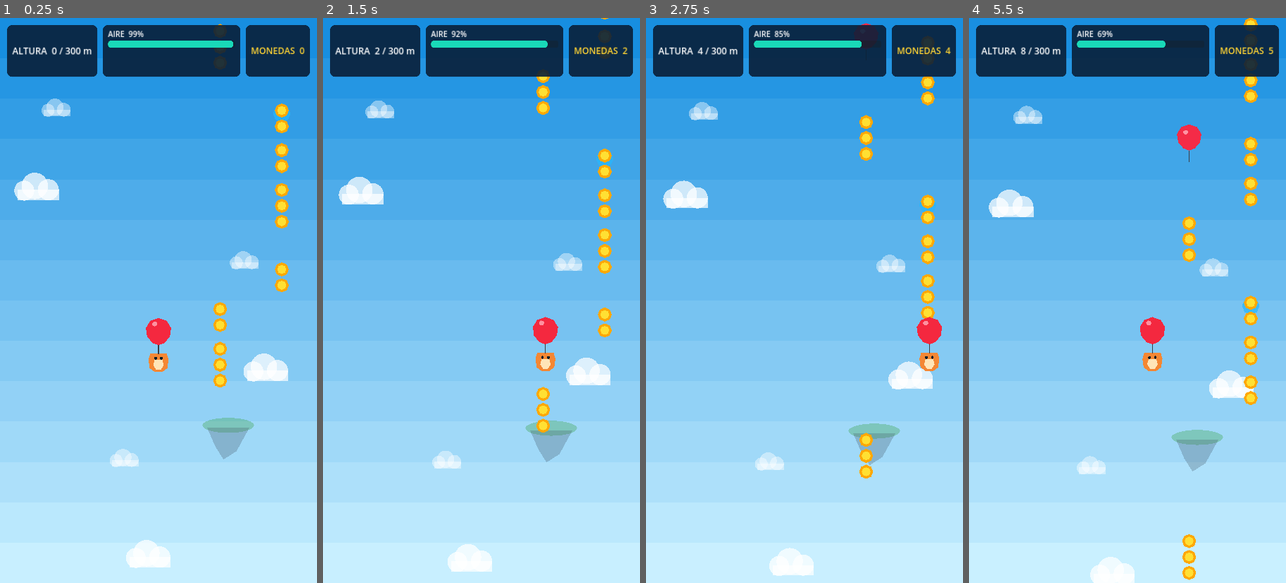
Above: before the commit, frames 1-4 (left to right).
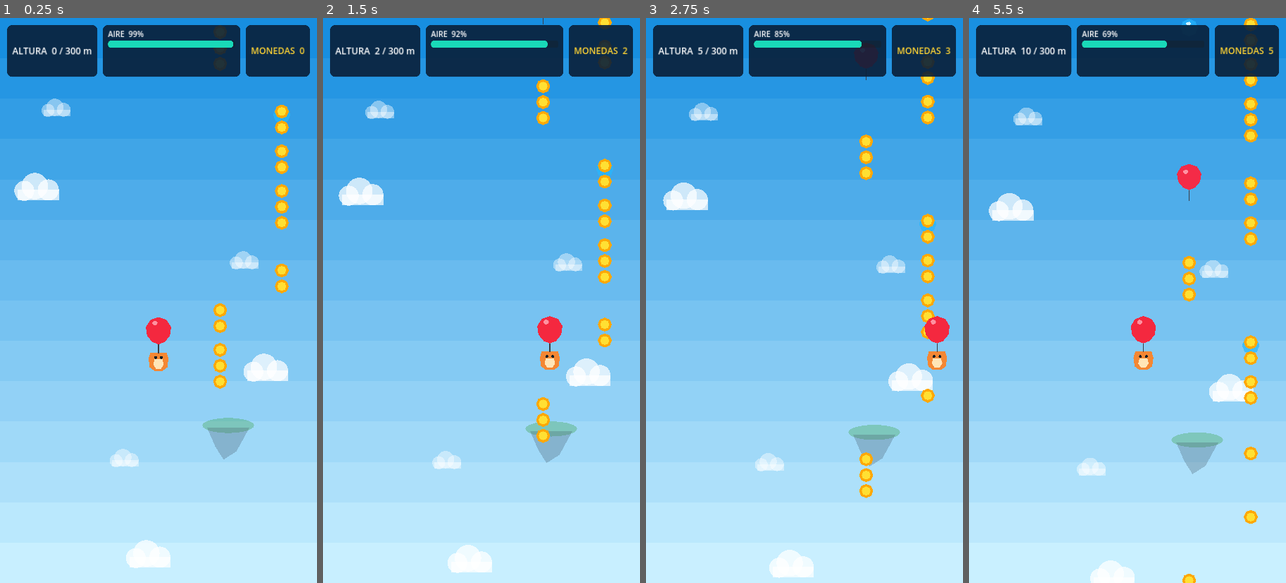
Above: after the commit, the same moments.

Repository: Mauroz10/floppy
Game: Godot game, scene res://scenes/main/main.tscn
Same seed, same stepped clock (60 frames per second), same inputs: the game is played once before the commit and once after it.
Inputs (mouse positions are in pixels of both pictures, inside the frame that each line leads up to):
- Up to frame 1 (0.25 s): no input
- Up to frame 2 (1.5 s): move the mouse to (551, 272) at 0.52 s; hold D 0.53-1.25 s; click (551, 272) at 0.67 s; drag from (418, 328) to (541, 385) at 1.27 s
- Up to frame 3 (2.75 s): move the mouse to (836, 176) at 2.02 s; hold D from 2.03 s (still down)
- Up to frame 4 (5.5 s): release D at 2.75 s; drag from (1111, 413) to (1187, 453) at 2.77 s; move the mouse to (1222, 385) at 3.52 s; hold A 3.53-4.25 s; drag from (1032, 215) to (1187, 526) at 4.27 s; move the mouse to (1143, 300) at 5.02 s; hold A from 5.03 s (still down); click (1143, 300) at 5.17 s

The runs differ from the first frame. In frame 1, 0.5% of the frame differs, in the area x 5-92%, y 1-98%; in frame 2, 2.2%; in frame 3, 2.6%; in frame 4, 4.4%, in the area x 6-92%, y 0-100%.

Commit message:
Update game_balance.gd

Diff:
--- a/data/game_balance.gd
+++ b/data/game_balance.gd
@@ -8,9 +8,16 @@
 
 @export_category("Horizontal Movement")
 
-@export var horizontal_speed: float = 300.0
-@export var horizontal_acceleration: float = 1200.0
-@export var horizontal_deceleration: float = 1000.0
+# Velocidad máxima lateral de Milo.
+@export var horizontal_speed: float = 320.0
+
+# Qué tan rápido acelera Milo al tocar izquierda o derecha.
+@export var horizontal_acceleration: float = 1350.0
+
+# Qué tan rápido se detiene cuando soltamos el control.
+@export var horizontal_deceleration: float = 1100.0
+
+# Margen para impedir que salga de la pantalla.
 @export var horizontal_margin: float = 58.0
 
 
@@ -20,21 +27,29 @@
 
 @export_category("Inflated Movement")
 
-# Velocidad vertical de Milo.
-# Antes: 270 px/s
-# Ahora: 125 px/s
-@export var rise_speed: float = 125.0
+# Velocidad de ascenso.
+#
+# 125 era demasiado lento.
+# 270 era demasiado rápido.
+#
+# 150 es nuestro nuevo punto de equilibrio.
+@export var rise_speed: float = 150.0
 
 
-# Aproximadamente 18 segundos de aire completo.
+# Aire máximo.
+#
+# Con un consumo de 1 unidad por segundo,
+# tendremos aproximadamente 18 segundos
+# de vuelo antes de quedarnos sin aire.
 @export var max_air: float = 18.0
 
 
-# Consume 1 unidad de aire por segundo.
+# Cantidad de aire consumida cada segundo.
 @export var air_drain_per_second: float = 1.0
 
 
-# Al llegar al 20% aparece la alerta de aire bajo.
+# Cuando queda 20% de aire aparece
+# la advertencia de aire bajo.
 @export_range(0.0, 1.0, 0.01)
 var low_air_threshold: float = 0.20
 
@@ -45,16 +60,26 @@
 
 @export_category("Falling")
 
+# Fuerza de gravedad durante la caída.
 @export var gravity: float = 1050.0
+
+
+# Velocidad máxima de caída.
 @export var max_fall_speed: float = 700.0
 
 
-# Tiempo para encontrar un globo durante la caída.
+# Tiempo disponible para encontrar
+# un globo de rescate.
 @export var fall_rescue_window: float = 3.5
 
 
-# Distancia a la que puede aparecer el globo de rescate.
+# Distancia mínima a la que aparecerá
+# el globo de rescate.
 @export var rescue_balloon_min_drop: float = 520.0
+
+
+# Distancia máxima a la que aparecerá
+# el globo de rescate.
 @export var rescue_balloon_max_drop: float = 760.0
 
 
@@ -64,62 +89,82 @@
 
 @export_category("Revive")
 
-# Revive con 100% de aire.
+# El jugador revive con 100% de aire.
 @export var revive_air_ratio: float = 1.0
 
 
-# Protección después de revivir.
+# Tiempo de invulnerabilidad después de revivir.
 @export var revive_invulnerability_seconds: float = 2.0
 
 
 # ============================================================
-# MUNDO Y ALTURA
+# CONFIGURACIÓN DEL MUNDO
 # ============================================================
 
 @export_category("World")
 
-# 80 píxeles recorridos equivalen aproximadamente
-# a 1 metro mostrado en el HUD.
+# Conversión de distancia visual a metros.
 #
-# Antes estaba en 12, por eso los metros
-# aumentaban exageradamente rápido.
+# 80 píxeles recorridos verticalmente
+# equivalen aproximadamente a 1 metro
+# mostrado en el HUD.
 @export var pixels_per_meter: float = 80.0
 
 
+# Ancho lógico del mundo.
 @export var world_width: float = 1080.0
 
+
+# Altura de cada bloque procedural.
 @export var chunk_height: float = 540.0
 
 
-# Escenario generado por encima del jugador.
+# Cantidad de chunks generados
+# por encima del jugador.
 @export var chunks_above_player: int = 7
 
 
-# Escenario conservado debajo para permitir
-# caídas y rescates.
+# Cantidad de chunks conservados
+# debajo del jugador.
+#
+# Esto es importante para las caídas
+# y para el sistema de rescate.
 @export var chunks_below_player: int = 4
 
 
+# Número de carriles horizontales.
 @export var lane_count: int = 5
+
+
+# Margen lateral utilizado por los carriles.
 @export var lane_side_margin: float = 120.0
+
+
+# Cantidad de filas de obstáculos
+# dentro de cada chunk.
 @export var rows_per_chunk: int = 3
 
 
 # ============================================================
-# JARDINES DE NIMBO
+# JARDINES DE NIMBO - DIFICULTAD
 # ============================================================
 
 @export_category("Zone 1 Difficulty")
 
 
-# Los drones comienzan después de 90 metros.
+# Los drones empiezan a aparecer
+# después de los 90 metros.
+#
+# Esto permite que el jugador aprenda primero
+# cómo controlar a Milo.
 @export var drone_start_height_meters: float = 90.0
 
 
-# Máximo de peligros por fila.
+# Máximo de peligros que puede tener
+# una misma fila.
 @export var max_hazards_per_row: int = 2
 
 
 # Una burbuja devuelve aproximadamente
-# 4 segundos de aire.
+# 4 segundos adicionales de aire.
 @export var bubble_restore_seconds: float = 4.0
